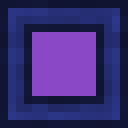
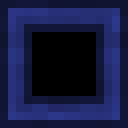
The second 128px x 128px image is a revision of the first. Changes to its layers:
hid group "Eyes" (4 layers) over 32, 32, 96, 96
